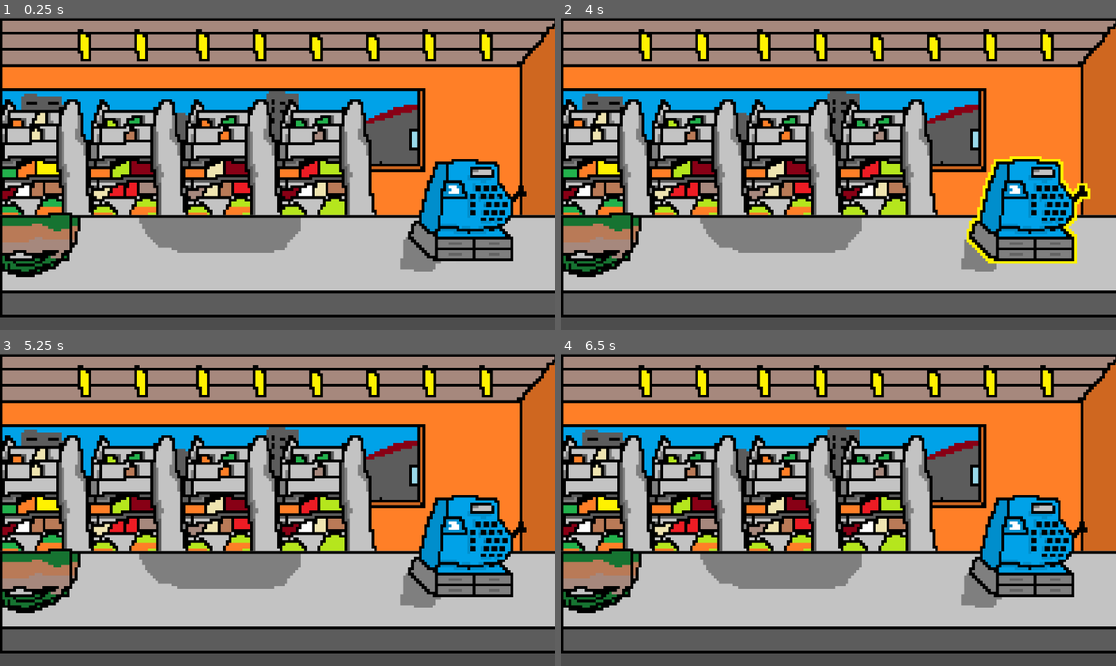
Above: before the commit, frames 1-4 (two rows, left to right).
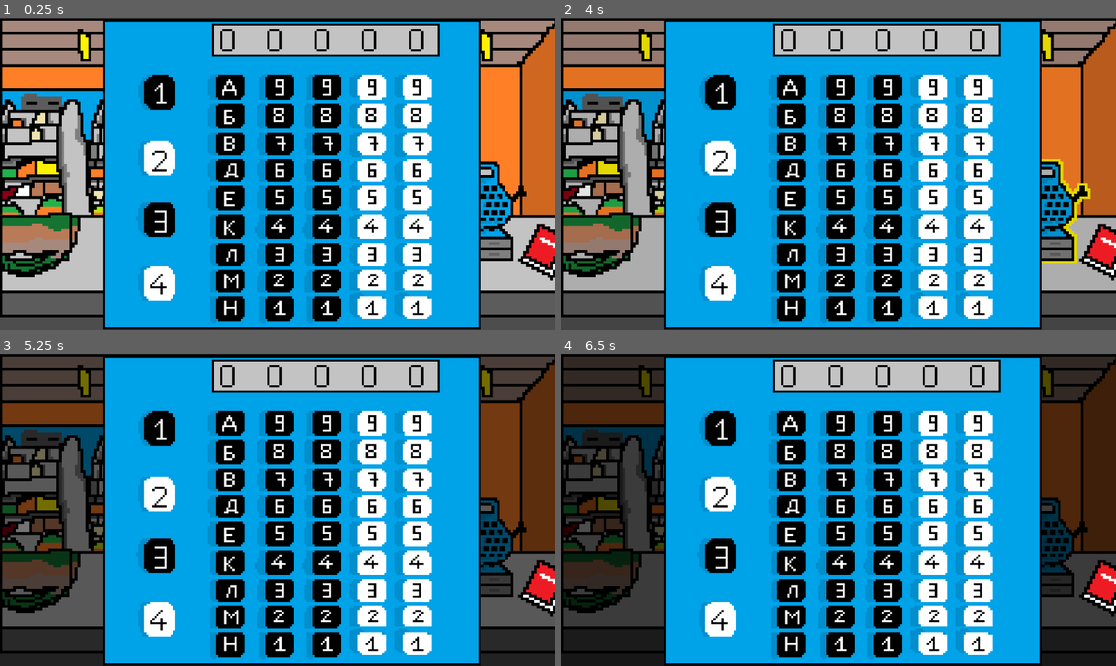
Above: after the commit, the same moments.

Repository: szsolt0/SzakGyak
Game: Godot game, scene res://scenes/shop/Shop.tscn
Two runs of this game, one before a commit and one after it. Both use one fixed random seed, a clock stepped at 60 frames per second and the inputs below. This scene is started directly instead of the project's main scene.
Inputs (mouse positions are in pixels of both pictures, inside the frame that each line leads up to):
- Up to frame 1 (0.25 s): no input
- Up to frame 2 (4 s): tap Enter at 0.5, 2, 3.5 s; move the mouse to (960, 158) at 0.52 s; click (960, 158) at 0.67 s; tap Space at 1.25, 2.75 s; drag from (727, 189) to (810, 236) at 1.27 s; move the mouse to (894, 105) at 2.02 s; click (894, 105) at 2.17 s; drag from (810, 236) to (672, 127) at 2.77 s; move the mouse to (1005, 220) at 3.52 s; click (1005, 220) at 3.67 s
- Up to frame 3 (5.25 s): drag from (111, 463) to (194, 432) at 4.27 s; move the mouse to (305, 510) at 5.02 s; click (305, 510) at 5.17 s
- Up to frame 4 (6.5 s): tap Space at 5.75 s; drag from (755, 432) to (727, 525) at 5.77 s

The runs differ from the first frame. In frame 1, 64% of the frame differs, in the area x 18-100%, y 0-100%; in frame 2, 70%; in frame 3, 89%; in frame 4, 89%, in the area x 0-100%, y 0-100%.

Commit message:
Használható gombok hozzáadva

Diff:
--- a/scenes/shop/Shop.tscn
+++ b/scenes/shop/Shop.tscn
@@ -1,13 +1,18 @@
-[gd_scene load_steps=5 format=3 uid="uid://d2qc5tyd70kd4"]
+[gd_scene load_steps=11 format=3 uid="uid://d2qc5tyd70kd4"]
 
-[ext_resource type="Texture2D" uid="uid://dmui1pc5cxhhn" path="res://assets/textures/shop/Shop_Background.png" id="1_cimqq"]
-[ext_resource type="Texture2D" uid="uid://dsn66f70fqhks" path="res://assets/textures/shop/Table.png" id="2_yltc6"]
-
-[ext_resource type="Script" uid="uid://ct2rfdrygww18" path="res://scenes/shop/register_button.gd" id="3_fpbbi"]
-
-[ext_resource type="Texture2D" uid="uid://c2s5qmnqy5ccn" path="res://assets/textures/shop/Cash_register0.png" id="4_m0qts"]
+[ext_resource type="Texture2D" uid="uid://bhuxwncxsggkx" path="res://assets/textures/shop/Shop_Background.png" id="1_cimqq"]
+[ext_resource type="Script" uid="uid://bfnmg0sj8e6br" path="res://scenes/shop/shop.gd" id="1_pe3u1"]
+[ext_resource type="Texture2D" uid="uid://bbavsry35i1gw" path="res://assets/textures/shop/Table.png" id="2_yltc6"]
+[ext_resource type="Script" uid="uid://bxegcsl6d6yrr" path="res://scenes/shop/register_button.gd" id="3_fpbbi"]
+[ext_resource type="Texture2D" uid="uid://dnr5w8yvj3y46" path="res://assets/textures/shop/Cash_register0.png" id="4_m0qts"]
+[ext_resource type="Script" uid="uid://cs4jwoc644xts" path="res://scenes/shop/book_button.gd" id="5_6yl83"]
+[ext_resource type="Texture2D" uid="uid://bhv561o33f87" path="res://assets/textures/shop/Book.png" id="6_rdw2s"]
+[ext_resource type="Texture2D" uid="uid://ciyi5p56msksg" path="res://assets/textures/shop/Cash_Keyboard.png" id="7_rdw2s"]
+[ext_resource type="Texture2D" uid="uid://dm1k5k5ey2nvw" path="res://assets/textures/shop/PriceList.png" id="8_2xo2e"]
+[ext_resource type="Texture2D" uid="uid://ccd1xa4uy6w0o" path="res://assets/textures/shop/0.png" id="9_bhc6i"]
 
 [node name="Shop" type="Node2D"]
+script = ExtResource("1_pe3u1")
 
 [node name="Background" type="Sprite2D" parent="."]
 texture_filter = 1
@@ -35,5 +40,93 @@
 scale = Vector2(5.583, 5.583)
 polygon = PackedVector2Array(-14.5083, -10.7469, -14.8665, -10.0304, -17.9115, 2.86584, -21.6729, 7.70195, -14.1501, 16.6577, 15.9413, 16.8368, 15.2248, 8.59753, 11.6425, 5.01522, 15.583, 1.79115, 15.4039, -5.9108, 12.0007, -10.0304, 10.3887, -18.628, -11.8216, -18.4489, -14.1501, -12.5381)
 
+[node name="CanvasLayer" type="CanvasLayer" parent="."]
+
+[node name="ColorRect" type="ColorRect" parent="CanvasLayer"]
+modulate = Color(1, 1, 1, 0)
+offset_right = 1166.0
+offset_bottom = 666.0
+mouse_filter = 2
+color = Color(0, 0, 0, 1)
+
+[node name="CanvasLayer2" type="CanvasLayer" parent="."]
+
+[node name="BookButton" type="Area2D" parent="CanvasLayer2"]
+script = ExtResource("5_6yl83")
+
+[node name="Sprite2D" type="Sprite2D" parent="CanvasLayer2/BookButton"]
+texture_filter = 1
+position = Vector2(1131, 478)
+scale = Vector2(5.583, 5.583)
+texture = ExtResource("6_rdw2s")
+
+[node name="CollisionPolygon2D" type="CollisionPolygon2D" parent="CanvasLayer2/BookButton"]
+polygon = PackedVector2Array(1119, 430, 1082, 503, 1143, 536, 1185, 463)
+
+[node name="CashKeyboard" type="Sprite2D" parent="CanvasLayer2"]
+texture_filter = 1
+position = Vector2(606, 325)
+scale = Vector2(4.26, 4.26)
+texture = ExtResource("7_rdw2s")
+
+[node name="Display" type="HBoxContainer" parent="CanvasLayer2/CashKeyboard"]
+offset_left = -37.0
+offset_top = -72.0
+offset_right = 71.0
+offset_bottom = -59.0
+
+[node name="Digit0" type="TextureRect" parent="CanvasLayer2/CashKeyboard/Display"]
+layout_mode = 2
+texture = ExtResource("9_bhc6i")
+
+[node name="TextureRect5" type="TextureRect" parent="CanvasLayer2/CashKeyboard/Display"]
+layout_mode = 2
+
+[node name="TextureRact9" type="TextureRect" parent="CanvasLayer2/CashKeyboard/Display"]
+layout_mode = 2
+
+[node name="Digit1" type="TextureRect" parent="CanvasLayer2/CashKeyboard/Display"]
+layout_mode = 2
+texture = ExtResource("9_bhc6i")
+
+[node name="TextureRect4" type="TextureRect" parent="CanvasLayer2/CashKeyboard/Display"]
+layout_mode = 2
+
+[node name="TextureRect" type="TextureRect" parent="CanvasLayer2/CashKeyboard/Display"]
+layout_mode = 2
+
+[node name="Digit2" type="TextureRect" parent="CanvasLayer2/CashKeyboard/Display"]
+layout_mode = 2
+texture = ExtResource("9_bhc6i")
+
+[node name="TextureRect2" type="TextureRect" parent="CanvasLayer2/CashKeyboard/Display"]
+layout_mode = 2
+
+[node name="TextureRect7" type="TextureRect" parent="CanvasLayer2/CashKeyboard/Display"]
+layout_mode = 2
+
+[node name="Digit3" type="TextureRect" parent="CanvasLayer2/CashKeyboard/Display"]
+layout_mode = 2
+texture = ExtResource("9_bhc6i")
+
+[node name="TextureRect8" type="TextureRect" parent="CanvasLayer2/CashKeyboard/Display"]
+layout_mode = 2
+
+[node name="TextureRect3" type="TextureRect" parent="CanvasLayer2/CashKeyboard/Display"]
+layout_mode = 2
+
+[node name="Digit4" type="TextureRect" parent="CanvasLayer2/CashKeyboard/Display"]
+layout_mode = 2
+texture = ExtResource("9_bhc6i")
+
+[node name="PriceList" type="Sprite2D" parent="CanvasLayer2"]
+visible = false
+texture_filter = 1
+position = Vector2(580, 323)
+scale = Vector2(2, 2)
+texture = ExtResource("8_2xo2e")
+
 [connection signal="mouse_entered" from="RegisterButton" to="RegisterButton" method="_on_mouse_entered"]
 [connection signal="mouse_exited" from="RegisterButton" to="RegisterButton" method="_on_mouse_exited"]
+[connection signal="mouse_entered" from="CanvasLayer2/BookButton" to="CanvasLayer2/BookButton" method="_on_mouse_entered"]
+[connection signal="mouse_exited" from="CanvasLayer2/BookButton" to="CanvasLayer2/BookButton" method="_on_mouse_exited"]
--- /dev/null
+++ b/scenes/shop/book_button.gd
@@ -0,0 +1,19 @@
+extends Area2D
+
+# --- Export változók, hogy az Inspectorban is állíthatók legyenek ---
+@export var normal_texture: Texture2D = preload("res://assets/textures/shop/Book.png")
+@export var hover_texture: Texture2D = preload("res://assets/textures/shop/Booklight.png")
+
+func _ready():
+	$Sprite2D.texture = normal_texture
+
+func _on_mouse_entered():
+	$Sprite2D.texture = hover_texture
+
+func _on_mouse_exited():
+	$Sprite2D.texture = normal_texture
+
+func _input_event(viewport, event, shape_idx):
+	if event is InputEventMouseButton and event.pressed:
+		var pricelist = get_parent().get_node("../CanvasLayer2/PriceList")
+		pricelist.visible = true
--- /dev/null
+++ b/scenes/shop/cash_keyboard.gd
@@ -0,0 +1 @@
+extends Sprite2D
--- a/scenes/shop/register_button.gd
+++ b/scenes/shop/register_button.gd
@@ -1,6 +1,5 @@
 extends Area2D
 
-# --- Export változók, hogy az Inspectorban is állíthatók legyenek ---
 @export var normal_texture: Texture2D = preload("res://assets/textures/shop/Cash_register0.png")
 @export var hover_texture: Texture2D = preload("res://assets/textures/shop/Cash_register0light.png")
 
@@ -15,4 +14,16 @@
 
 func _input_event(viewport, event, shape_idx):
 	if event is InputEventMouseButton and event.pressed:
-		print("Pénztárgépre kattintottál!")
+		var cashkeyboard = get_node("../CanvasLayer2/CashKeyboard")
+		var overlay = get_node("../CanvasLayer/ColorRect")
+
+		cashkeyboard.visible = true
+		overlay.modulate.a = 0.0
+
+		var tween = get_tree().create_tween()
+		tween.tween_property(
+			overlay,
+			"modulate:a",
+			0.7,
+			2.0
+		)
--- /dev/null
+++ b/scenes/shop/shop.gd
@@ -0,0 +1,7 @@
+extends Node2D
+
+func _input(event):
+	if event is InputEventMouseButton and event.pressed:
+		var pricelist = $CanvasLayer2/PriceList
+		if pricelist.visible:
+			pricelist.visible = false
Not shown, added: scenes/shop/book_button.gd.uid
Not shown, added: scenes/shop/cash_keyboard.gd.uid
Not shown, changed: scenes/shop/register_button.gd.uid
Not shown, added: scenes/shop/shop.gd.uid
